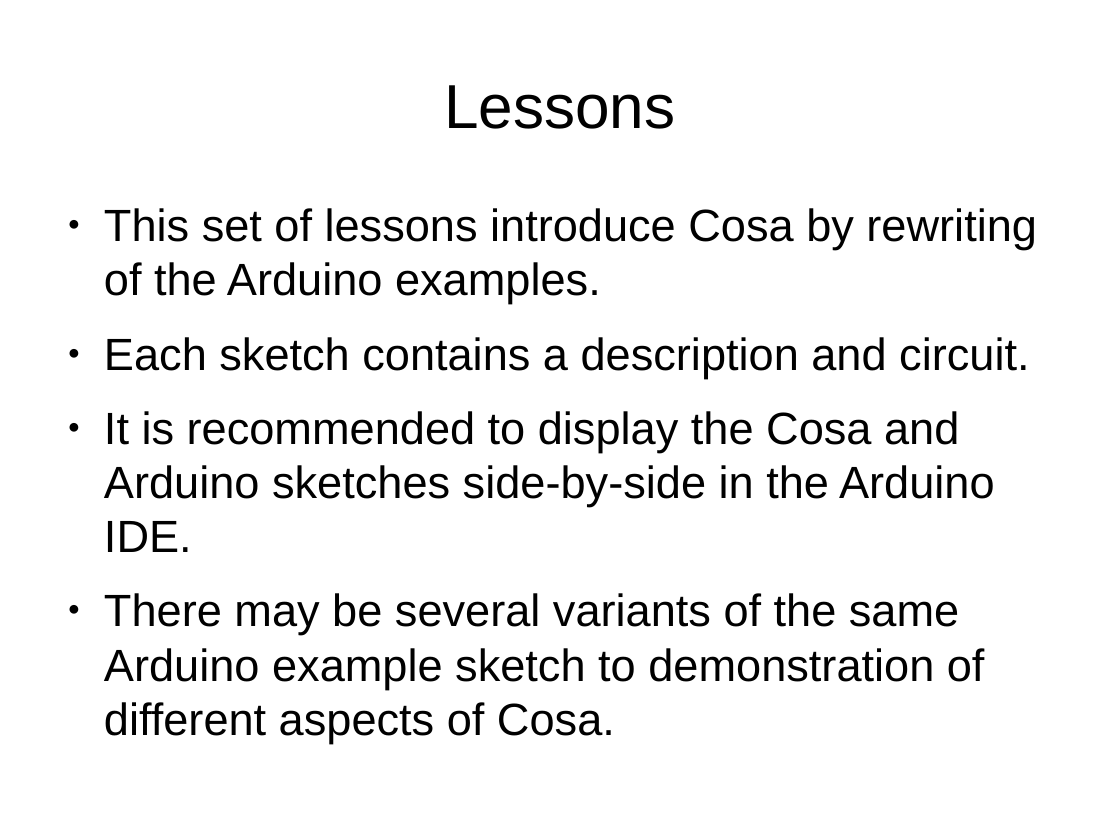
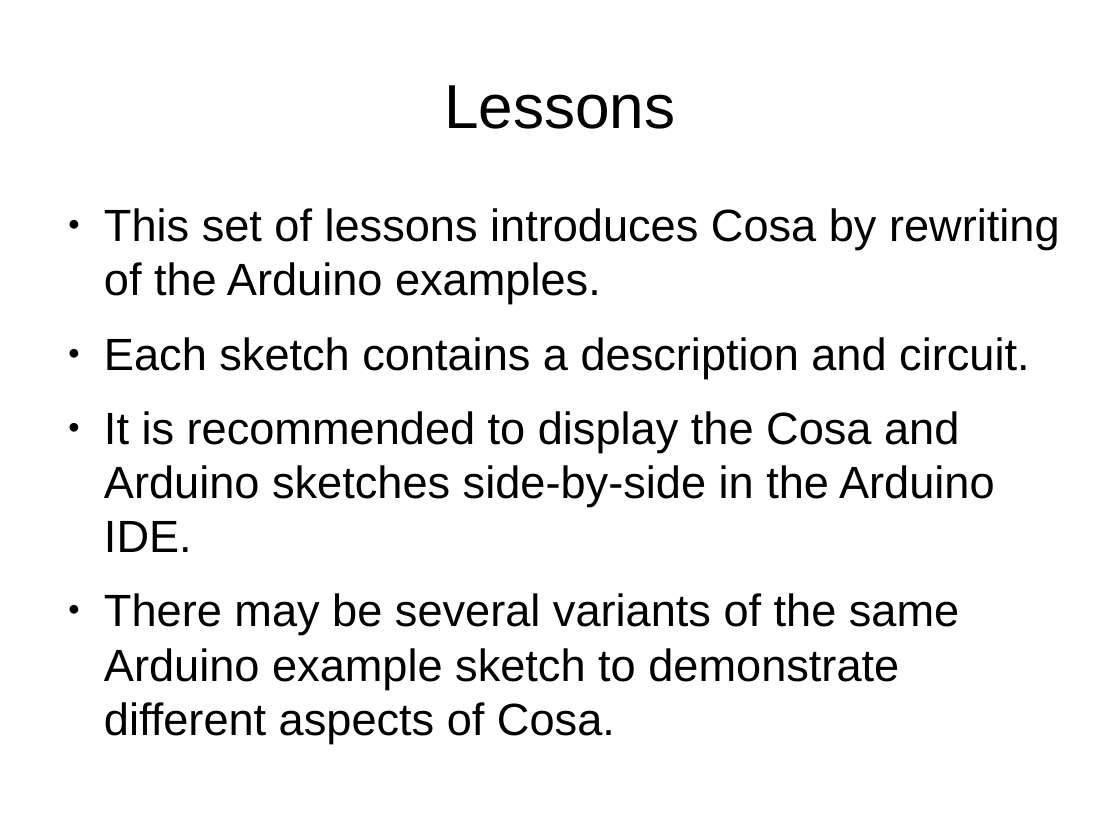
Before and after one commit to mikaelpatel/Cosa-Dolce, a slide deck: slide 8 of Lessons/00.Arduino-examples/Arduino-examples.odp. Drawn at 1120x840 pixels with LibreOffice and Linux fonts; fonts in the diff are those of the drawing. Boxes give left, top, right and bottom in pixels: in the first picture for what was removed or moved away, otherwise in the second. Text is boxed around its words. In the diff, an @@ line names an element or a change of style, - is before the commit and + after.

```diff
--- a/Lessons/00.Arduino-examples/Arduino-examples.odp
+++ b/Lessons/00.Arduino-examples/Arduino-examples.odp
@@ text at [104, 208, 1060, 304]: text changed @@
-● This set of lessons introduce Cosa by rewriting of the Arduino examples.
+● This set of lessons introduces Cosa by rewriting of the Arduino examples.
@@ text at [104, 593, 959, 689]: text changed @@
-● There may be several variants of the same Arduino example sketch to demonstration of different aspects of Cosa.
+● There may be several variants of the same Arduino example sketch to demonstrate different aspects of Cosa.
```
Also in this commit, not shown: 6 other slides changed, 1 slide added, 7 other files.
